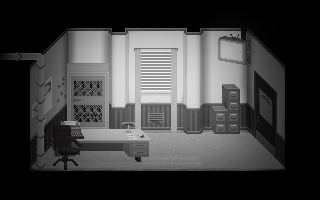
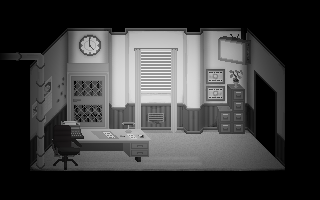
Revision of a layered 320 x 200 image; what changed, layer by layer:
hid "Layer" over box(175, 15, 275, 106)
hid "LEFT DOOR CLOSED" over box(254, 74, 275, 157)
hid "LEFT DOOR OPEN" over box(271, 91, 275, 157)
painted on "LAYER 3" over box(78, 52, 243, 139)
painted on "LAYER 2" over box(76, 31, 245, 134)
painted on "LAYER 1" over box(79, 30, 246, 127)
